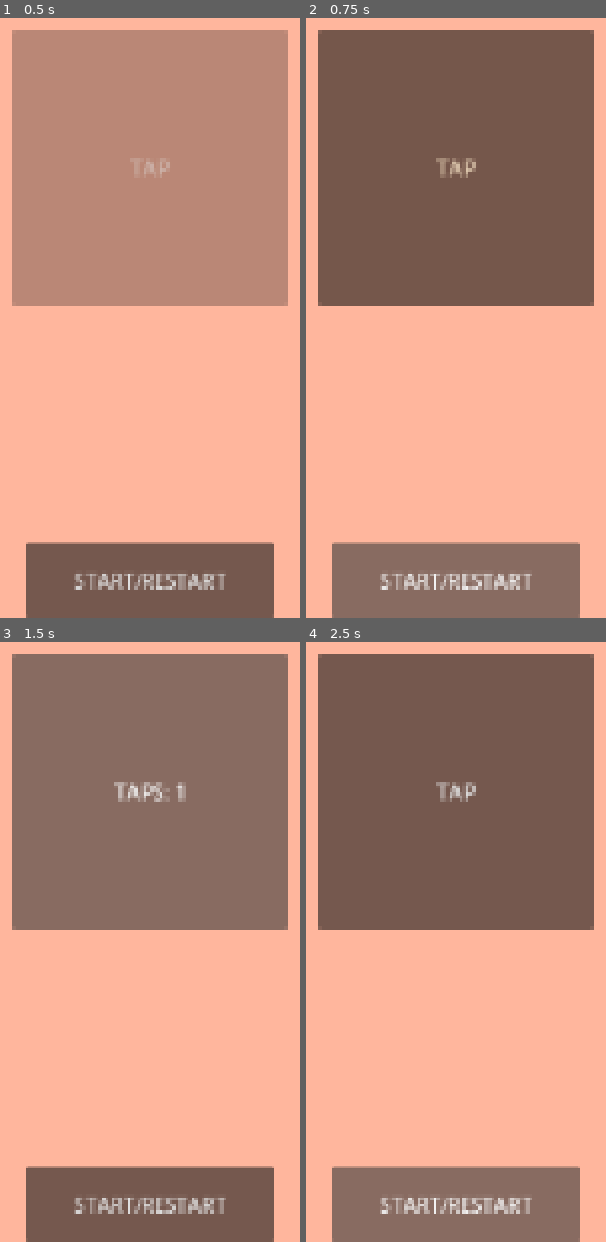
Above: before the commit, frames 1-4 (two rows, left to right).
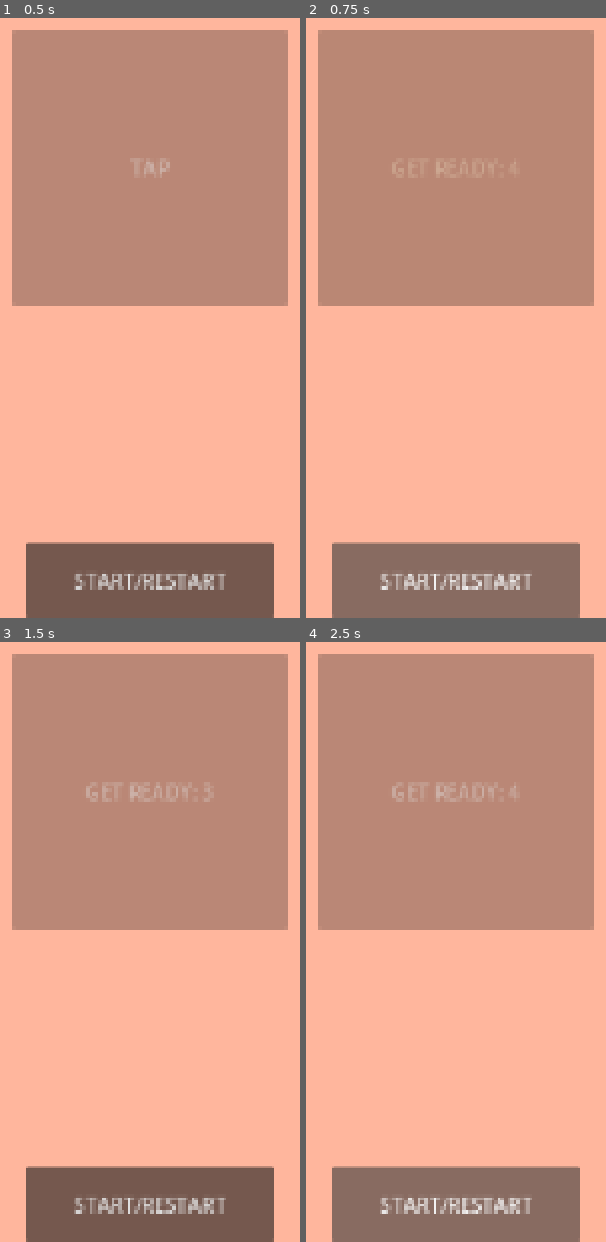
Above: after the commit, the same moments.

Repository: Iceepeng1/steady-beat-prototype
Game: Godot game, scene res://scenes/main/main.tscn
Same seed, same stepped clock (60 frames per second), same inputs: the game is played once before the commit and once after it.
Inputs (mouse positions are in pixels of both pictures, inside the frame that each line leads up to):
- Up to frame 1 (0.5 s): no input
- Up to frame 2 (0.75 s): click "START/RESTART" at 0.5 s
- Up to frame 3 (1.5 s): click (150, 792) at 1.25 s, where only the run before the commit has a clickable "TAP"
- Up to frame 4 (2.5 s): click "START/RESTART" at 2 s

Frame 1 is identical in both runs. In frame 2, 42% of the frame differs, in the area x 4-96%, y 2-48%; in frame 3, 42%; in frame 4, 42%.

Commit message:
beat tracking
beats are tracking!

Diff:
--- a/steady-beat-prototype/scenes/main/main.tscn
+++ b/steady-beat-prototype/scenes/main/main.tscn
@@ -12,6 +12,8 @@
 grow_vertical = 2
 script = ExtResource("1_hyk8p")
 bpm = 120.0
+total_beats = 12
+regular_volume_db = -1.0
 
 [node name="Background" type="ColorRect" parent="." unique_id=990593429]
 layout_mode = 1
--- a/steady-beat-prototype/scripts/main.gd
+++ b/steady-beat-prototype/scripts/main.gd
@@ -1,12 +1,22 @@
 extends Control
 
+@export_group("Timesignature")
 @export_range(40.0, 200.0, 1.0) var bpm: float = 80.0
+@export_range(1, 8, 1) var count_in_beats: int = 4
+@export_range(1, 12, 1) var beats_per_measure: int = 4
 @export_range(1, 32, 1) var total_beats: int = 8
+@export_range(0.05, 0.50, 0.01) var hit_window_seconds: float = 0.20
+
+@export_group("Metronome Volume")
+@export_range(-40.0, 0.0, 1.0) var count_in_volume_db: float = -3.0
+@export_range(-40.0, 0.0, 1.0) var quiet_cue_volume_db: float = -20.0
+@export_range(-40.0, 0.0, 1.0) var accent_volume_db: float = -3.0
+@export_range(-40.0, 0.0, 1.0) var regular_volume_db: float = -8.0
 
 var round_start_time: float = 0.0
 var target_interval: float = 0.0
 var tap_times: Array[float] = []
-var last_visulized_beat: int = -1
+var last_visualized_beat: int = -1
 var pulse_tween: Tween
 var round_active: bool = false
 
@@ -32,13 +42,23 @@
 	var elapsed_time: float = current_time - round_start_time
 	var beat_index: int = floori(elapsed_time / target_interval)
 
-	if beat_index >= total_beats:
+	var final_beat_time: float = (
+			count_in_beats * target_interval
+		+ (total_beats - 1) * target_interval
+	)
+	var response_window: float = minf(
+		hit_window_seconds,
+		target_interval * 0.5
+	)
+	var round_end_time: float = final_beat_time + response_window
+
+	if elapsed_time >= round_end_time:
 		_finish_round()
 		return
 
-	if beat_index > last_visulized_beat:
-		last_visulized_beat = beat_index
-		_show_target_beat()
+	if beat_index > last_visualized_beat:
+		last_visualized_beat = beat_index
+		_show_target_beat(beat_index)
 
 func _unhandled_input(event: InputEvent) -> void:
 	if event.is_action_pressed("tap_beat"):
@@ -49,27 +69,63 @@
 
 
 func _record_tap() -> void:
+	if not round_active:
+		return
+
 	var current_time: float = Time.get_ticks_usec() / 1_000_000.0
-	var tap_time: float = current_time - round_start_time
+	var round_time: float = current_time - round_start_time
+	var count_in_duration: float = count_in_beats * target_interval
+	var scored_time: float = round_time - count_in_duration
+	var final_scored_beat_time: float = (total_beats - 1) * target_interval
+	var response_window: float = minf(
+		hit_window_seconds,
+		target_interval * 0.5
+	)
 
-	tap_times.append(tap_time)
-	$TapButton.text="TAPS: %d" % tap_times.size()
+	if scored_time < 0.0:
+		return
 
-	print("Tap recorded at ", tap_time, " seconds")
+	if scored_time > final_scored_beat_time + response_window:
+		return
+
+	tap_times.append(scored_time)
+	$TapButton.text = "TAPS: %d" % tap_times.size()
+
+	print("Scored tap recorded at ", scored_time, " seconds")
 
 	if tap_times.size() > 1:
 		var previous_tap: float = tap_times[-2]
-		var tap_interval: float = tap_time - previous_tap
-		var interval_error: float = absf(tap_interval- target_interval)
+		var tap_interval: float = scored_time - previous_tap
+		var interval_error: float = absf(tap_interval - target_interval)
 
 		print("Time since previous tap: ", snappedf(tap_interval, 0.001), " seconds")
 		print("Difference from target: ", snappedf(interval_error, 0.001), " seconds")
 
-	tap_count += 1
-	$TapButton.text = "TAPS: %d" % tap_count
+func _show_target_beat(beat_index: int) -> void:
+	if beat_index < count_in_beats:
+		var beats_remaining: int = count_in_beats - beat_index
+		$TapButton.disabled = true
+		$TapButton.text = "GET READY: %d" % beats_remaining
 
-func _show_target_beat() -> void:
+		if beat_index == count_in_beats - 1:
+			$MetronomePlayer.volume_db = quiet_cue_volume_db
+		else:
+			$MetronomePlayer.volume_db = count_in_volume_db
+
+	else:
+		var scored_beat_index: int = beat_index - count_in_beats
+		var beat_in_measure: int = scored_beat_index % beats_per_measure
+
+		if scored_beat_index == 0:
+			$TapButton.disabled = false
+			$TapButton.text = "TAP"
+		if beat_in_measure == 0:
+			$MetronomePlayer.volume_db = accent_volume_db
+		else:
+			$MetronomePlayer.volume_db = regular_volume_db
+
 	$MetronomePlayer.play()
+
 	if pulse_tween:
 		pulse_tween.kill()
 
@@ -86,11 +142,11 @@
 func _on_start_button_pressed() -> void:
 	tap_times.clear()
 	round_start_time = Time.get_ticks_usec() / 1_000_000.0
-	last_visulized_beat = -1
+	last_visualized_beat = -1
 	round_active = true
 
-	$TapButton.disabled = false
-	$TapButton.text = "TAP"
+	$TapButton.disabled = true
+	$TapButton.text = "GET READY"
 
 	print("New round started")
 
